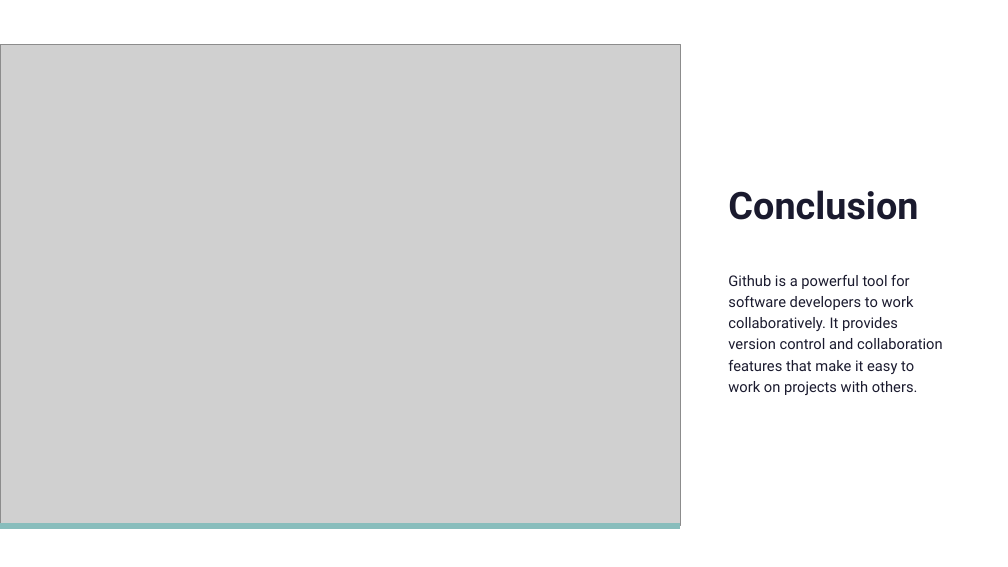
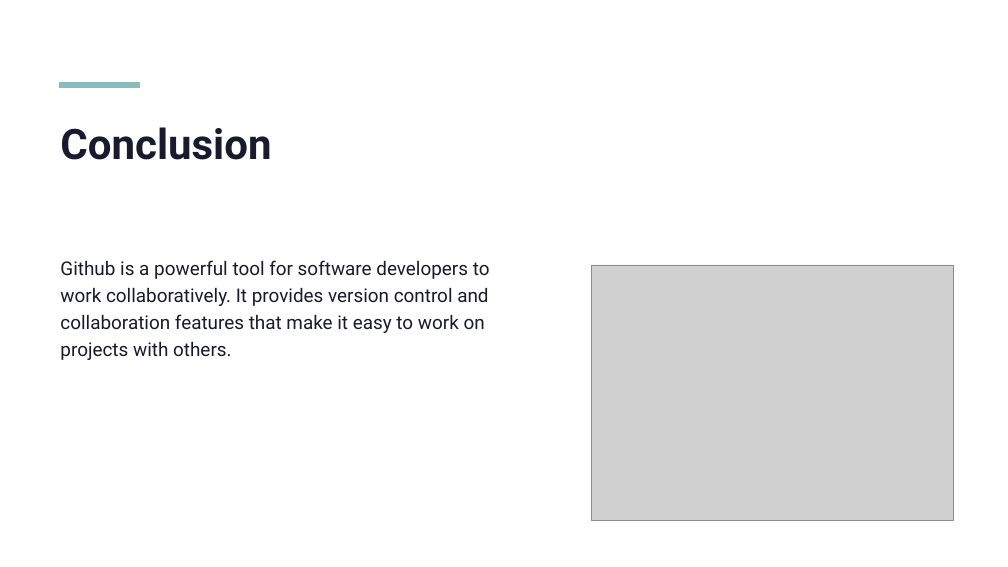
Before and after one commit to gregheffner/GitHub_class, a slide deck: slide 6 of GitHubTraining.pptx (slide 5 before the commit). Drawn at 1008x567 pixels with LibreOffice and Linux fonts; fonts in the diff are those of the drawing; grey boxes stand for pictures. Boxes give left, top, right and bottom in pixels: in the first picture for what was removed or moved away, otherwise in the second. Text is boxed around its words. In the diff, an @@ line names an element or a change of style, - is before the commit and + after.

```diff
--- a/GitHubTraining.pptx
+++ b/GitHubTraining.pptx
@@ line added from (59, 85) to (140, 85), #88BDBC 6 pt @@
@@ title "Conclusion": place and size @@
-title "Conclusion" at [728,190,918,220]
+title "Conclusion" at [60,127,271,160]
@@ title "Conclusion" at [60,127,271,160]: size 36 to 40 pt; vertical alignment bottom to top @@
@@ text "Github is a powerful tool ...": place and size @@
-text "Github is a powerful tool ..." at [728,275,943,395]
+text "Github is a powerful tool ..." at [60,260,490,360]
@@ text "Github is a powerful tool ..." at [60,260,490,360]: size 14 to 18 pt @@
@@ picture: place and size @@
-picture at [0,45,681,526]
+picture at [591,265,954,521]
@@ line removed from (0, 526) to (681, 526) @@
```
Also in this commit, not shown: 4 other slides changed, 1 slide added.
